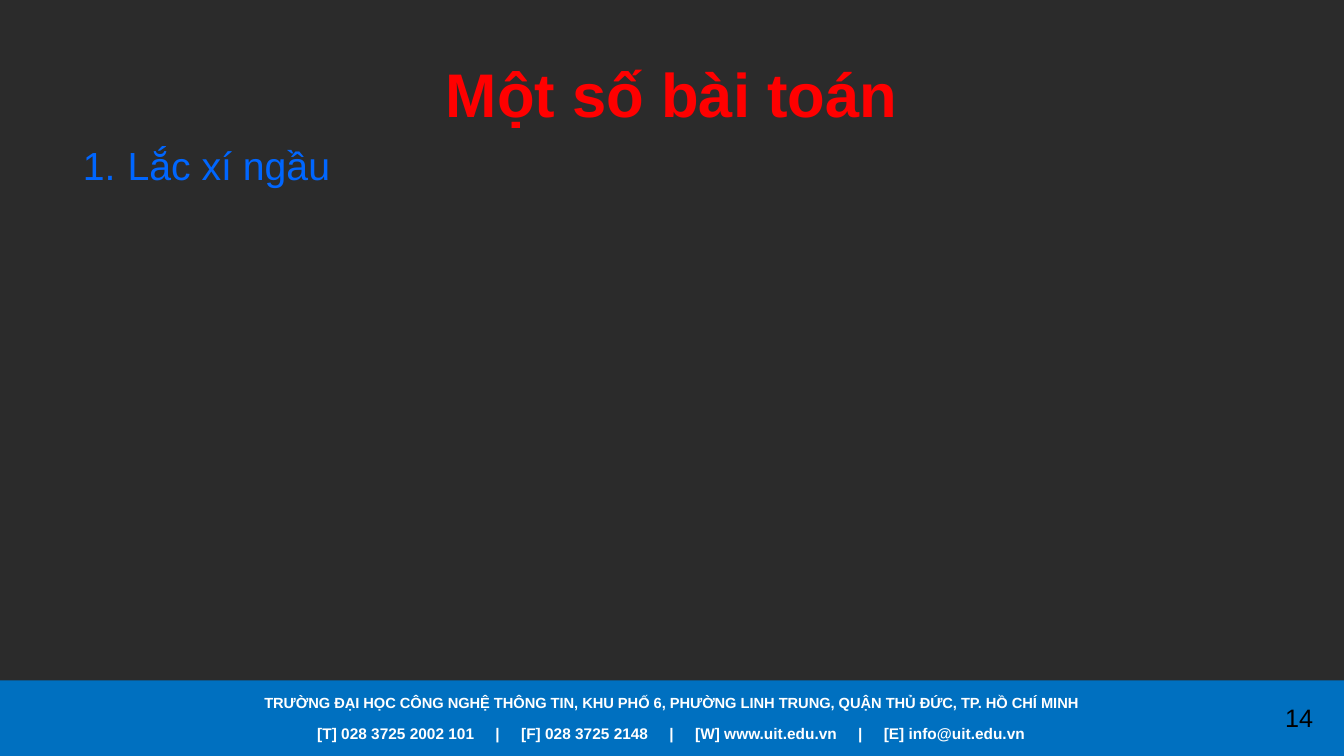
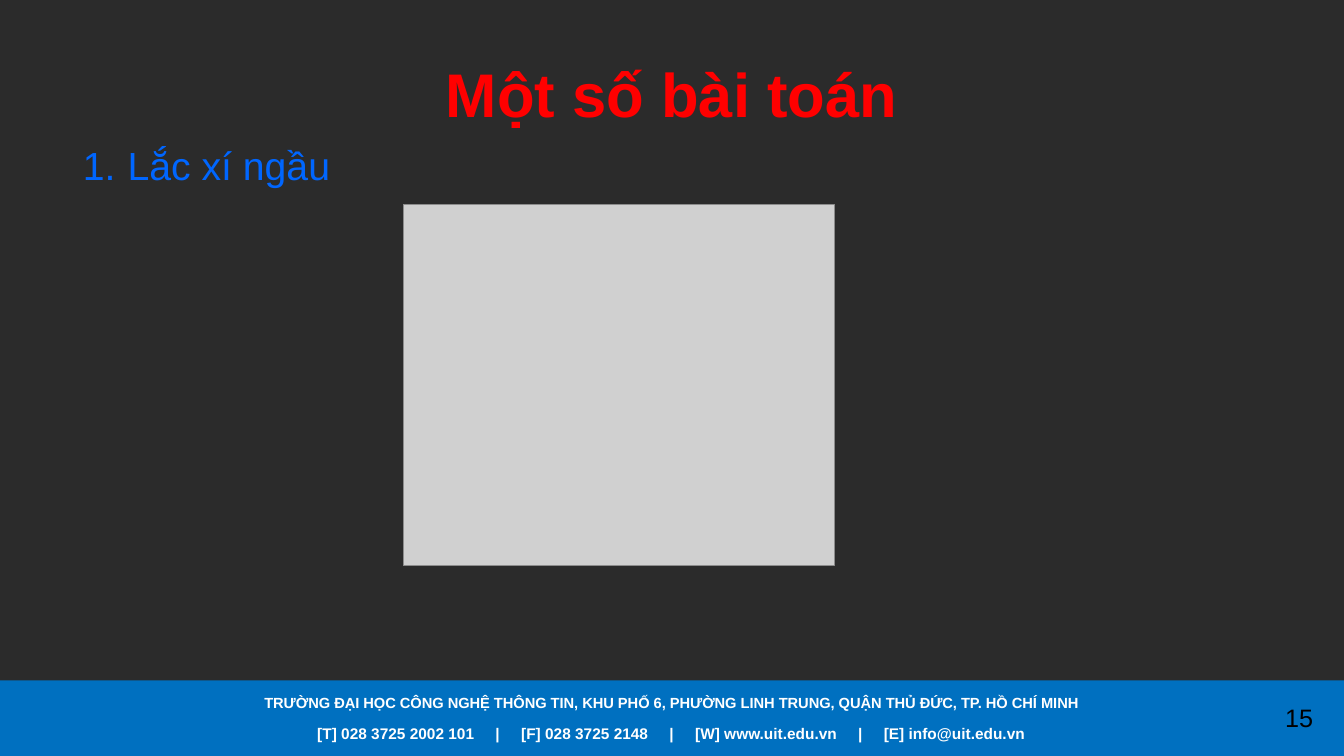
Before and after one commit to caodoanh2001/CS112.L21.KHMT, a slide deck: slide 15 of Seminar/Backtracking.pptx (slide 14 before the commit). Drawn at 1344x756 pixels with LibreOffice and Linux fonts; fonts in the diff are those of the drawing; grey boxes stand for pictures; background and template pictures are left out; a plain dark background stands for a picture behind light text. Boxes give left, top, right and bottom in pixels: in the first picture for what was removed or moved away, otherwise in the second. Text is boxed around its words. In the diff, an @@ line names an element or a change of style, - is before the commit and + after.

```diff
--- a/Seminar/Backtracking.pptx
+++ b/Seminar/Backtracking.pptx
@@ picture added at [403, 205, 835, 566] @@
@@ page number at [1285, 709, 1313, 728]: text changed @@
-14
+15
```
Also in this commit, not shown: 11 other slides changed, 1 slide added.
